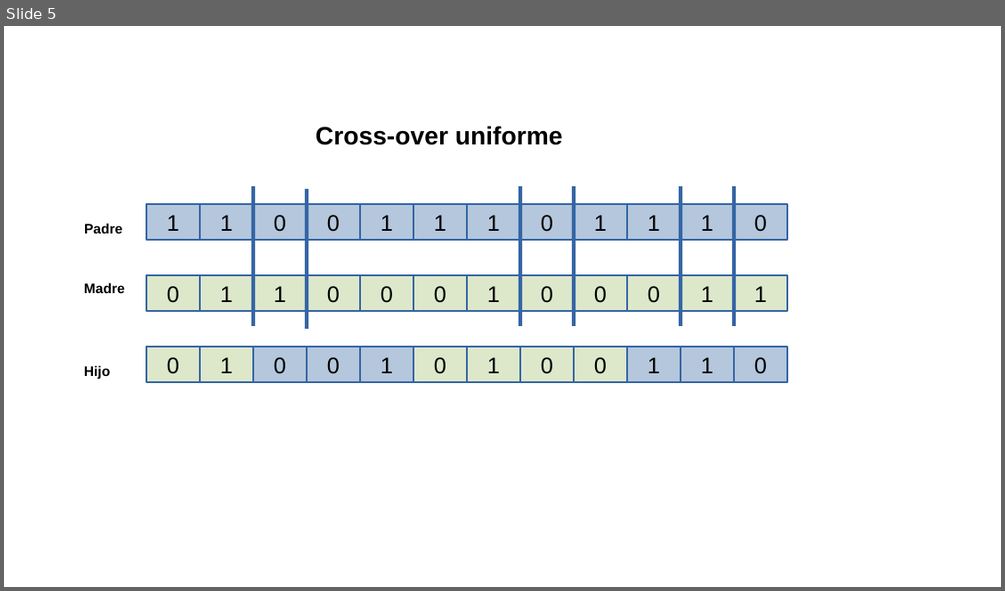
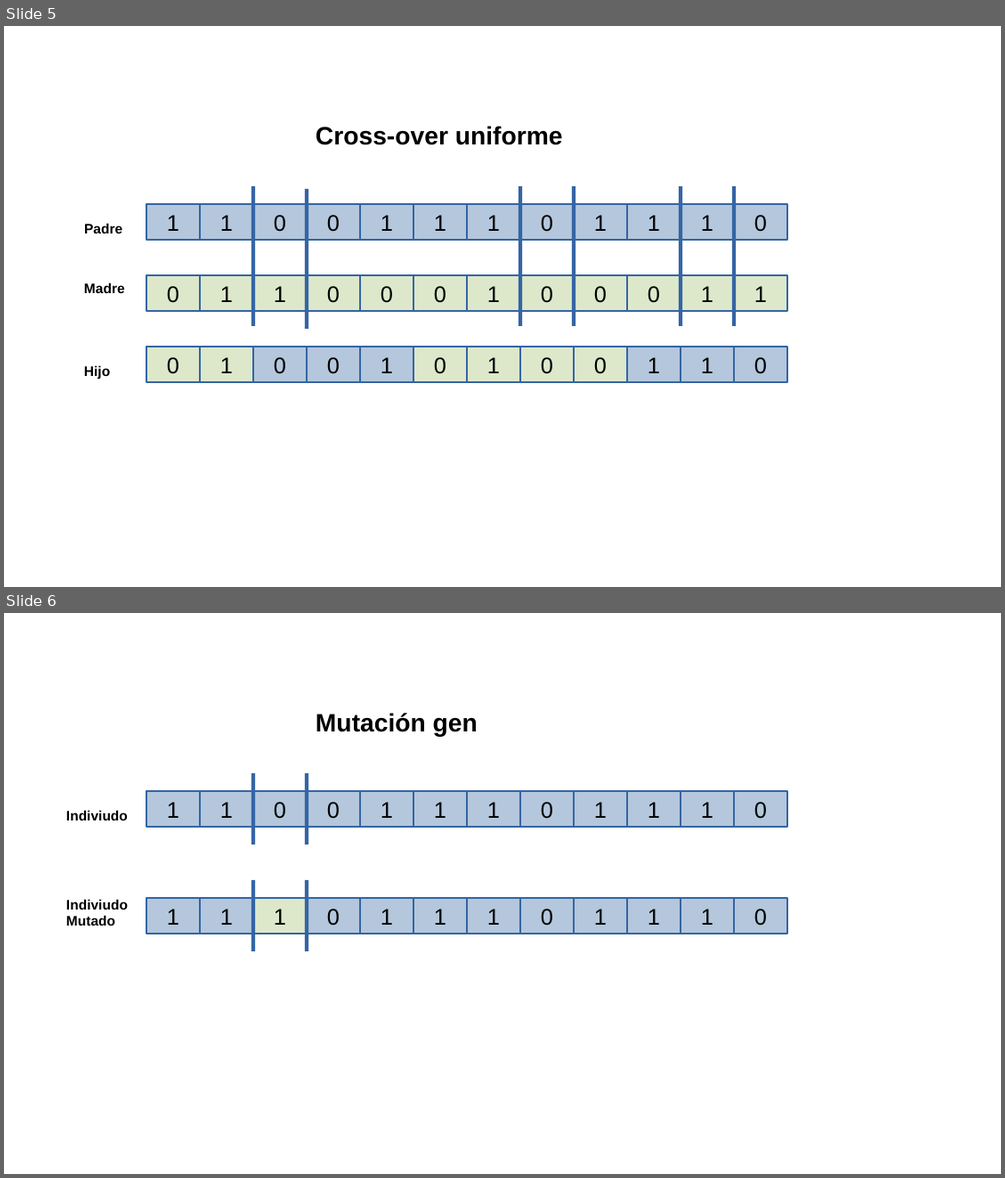
Before and after one commit to acca3003/MineriadatosII-2024-Book, a slide deck: imagenes/capitulo3/Geneticos.pptx. Shown one above the other, each under a label of ours: slide 5 before the commit, slides 5 and 6 after it. The pictures are 1005x591 and 1005x1178 pixels, drawn with LibreOffice and Linux fonts; fonts in the diff are those of the drawing. Boxes give left, top, right and bottom in pixels: in the first picture for what was removed or moved away, otherwise in the second. Text is boxed around its words. In the diff, an @@ line names an element or a change of style, - is before the commit and + after.

```diff
--- a/imagenes/capitulo3/Geneticos.pptx
+++ b/imagenes/capitulo3/Geneticos.pptx
@@ slide 6 added at (x1=4, y1=613, x2=1001, y2=1174), background #FFFFFF @@
@@ text added at (x1=316, y1=713, x2=477, y2=737), 20 pt, text #000000, bold @@
+Mutación gen
@@ rectangle added at (x1=146, y1=791, x2=200, y2=827), fill #B4C7DC, outline #3465A4 1.5 pt, 18 pt, text #000000 @@
+1
@@ rectangle added at (x1=201, y1=791, x2=254, y2=827), fill #B4C7DC, outline #3465A4 1.5 pt, 18 pt, text #000000 @@
+1
@@ rectangle added at (x1=254, y1=791, x2=307, y2=827), fill #B4C7DC, outline #3465A4 1.5 pt, 18 pt, text #000000 @@
+0
@@ line added from (254, 773) to (254, 844), #3465A4 3 pt @@
@@ rectangle added at (x1=307, y1=791, x2=360, y2=827), fill #B4C7DC, outline #3465A4 1.5 pt, 18 pt, text #000000 @@
+0
@@ line added from (307, 773) to (307, 844), #3465A4 3 pt @@
@@ rectangle added at (x1=360, y1=791, x2=413, y2=827), fill #B4C7DC, outline #3465A4 1.5 pt, 18 pt, text #000000 @@
+1
@@ rectangle added at (x1=413, y1=791, x2=467, y2=827), fill #B4C7DC, outline #3465A4 1.5 pt, 18 pt, text #000000 @@
+1
@@ rectangle added at (x1=467, y1=791, x2=520, y2=827), fill #B4C7DC, outline #3465A4 1.5 pt, 18 pt, text #000000 @@
+1
@@ rectangle added at (x1=520, y1=791, x2=574, y2=827), fill #B4C7DC, outline #3465A4 1.5 pt, 18 pt, text #000000 @@
+0
@@ rectangle added at (x1=574, y1=791, x2=627, y2=827), fill #B4C7DC, outline #3465A4 1.5 pt, 18 pt, text #000000 @@
+1
@@ rectangle added at (x1=627, y1=791, x2=680, y2=827), fill #B4C7DC, outline #3465A4 1.5 pt, 18 pt, text #000000 @@
+1
@@ rectangle added at (x1=680, y1=791, x2=734, y2=827), fill #B4C7DC, outline #3465A4 1.5 pt, 18 pt, text #000000 @@
+1
@@ rectangle added at (x1=734, y1=791, x2=787, y2=827), fill #B4C7DC, outline #3465A4 1.5 pt, 18 pt, text #000000 @@
+0
@@ text added at (x1=66, y1=810, x2=128, y2=820), 11 pt, text #000000, bold @@
+Indiviudo
@@ text added at (x1=66, y1=899, x2=128, y2=925), 11 pt, text #000000, bold @@
+Indiviudo
+Mutado
@@ rectangle added at (x1=146, y1=898, x2=200, y2=933), fill #B4C7DC, outline #3465A4 1.5 pt, 18 pt, text #000000 @@
+1
@@ rectangle added at (x1=201, y1=898, x2=254, y2=933), fill #B4C7DC, outline #3465A4 1.5 pt, 18 pt, text #000000 @@
+1
@@ rectangle added at (x1=254, y1=898, x2=307, y2=933), fill #DDE8CB, outline #3465A4 1.5 pt, 18 pt, text #000000 @@
+1
@@ line added from (254, 880) to (254, 951), #3465A4 3 pt @@
@@ rectangle added at (x1=307, y1=898, x2=360, y2=933), fill #B4C7DC, outline #3465A4 1.5 pt, 18 pt, text #000000 @@
+0
@@ line added from (307, 880) to (307, 951), #3465A4 3 pt @@
@@ rectangle added at (x1=360, y1=898, x2=413, y2=933), fill #B4C7DC, outline #3465A4 1.5 pt, 18 pt, text #000000 @@
+1
@@ rectangle added at (x1=413, y1=898, x2=467, y2=933), fill #B4C7DC, outline #3465A4 1.5 pt, 18 pt, text #000000 @@
+1
@@ rectangle added at (x1=467, y1=898, x2=520, y2=933), fill #B4C7DC, outline #3465A4 1.5 pt, 18 pt, text #000000 @@
+1
@@ rectangle added at (x1=520, y1=898, x2=574, y2=933), fill #B4C7DC, outline #3465A4 1.5 pt, 18 pt, text #000000 @@
+0
@@ rectangle added at (x1=574, y1=898, x2=627, y2=933), fill #B4C7DC, outline #3465A4 1.5 pt, 18 pt, text #000000 @@
+1
@@ rectangle added at (x1=627, y1=898, x2=680, y2=933), fill #B4C7DC, outline #3465A4 1.5 pt, 18 pt, text #000000 @@
+1
@@ rectangle added at (x1=680, y1=898, x2=734, y2=933), fill #B4C7DC, outline #3465A4 1.5 pt, 18 pt, text #000000 @@
+1
@@ rectangle added at (x1=734, y1=898, x2=787, y2=933), fill #B4C7DC, outline #3465A4 1.5 pt, 18 pt, text #000000 @@
+0
```
Also in this commit, not shown: 5 other slides added, 58 other files.
